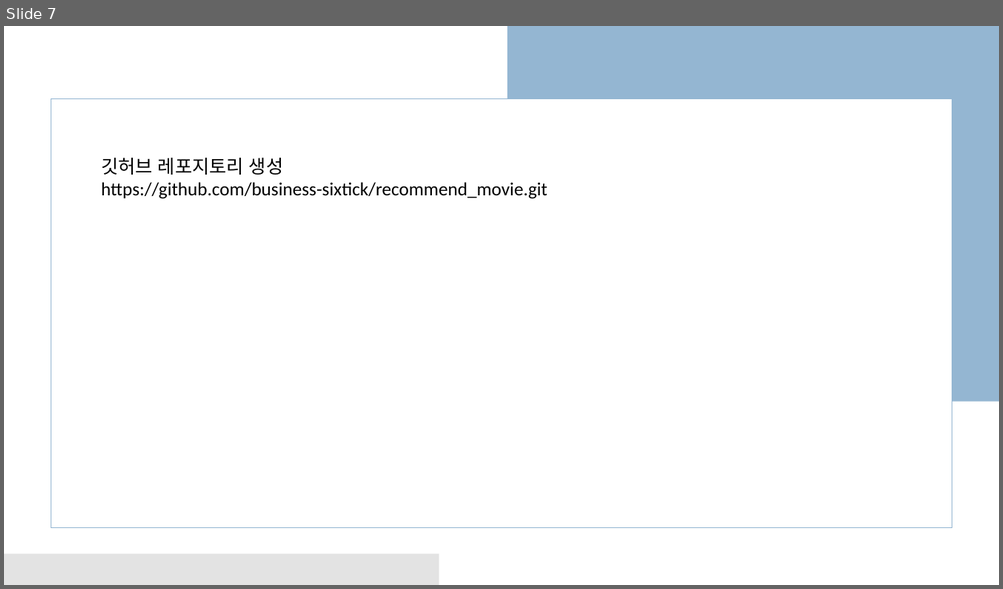
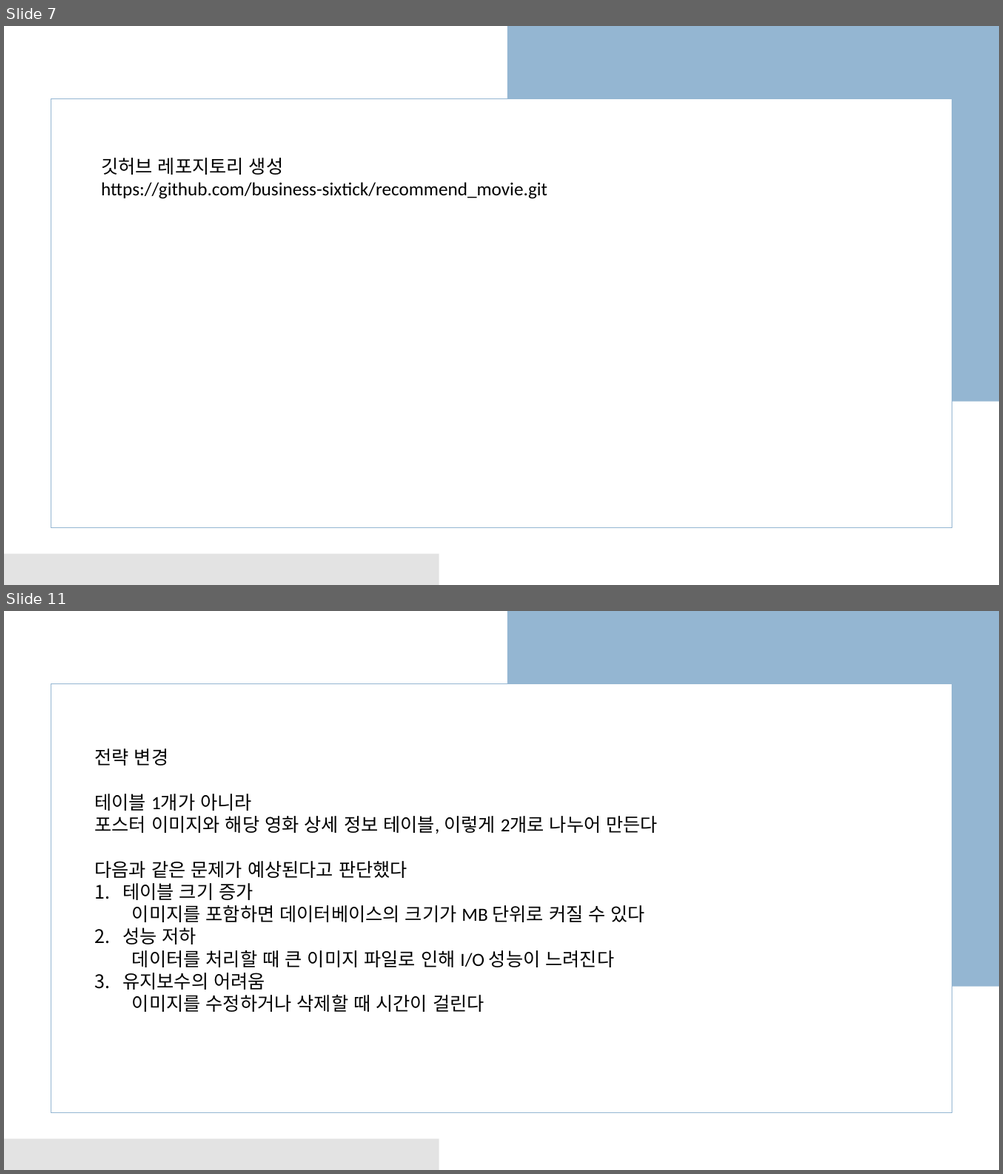
Before and after one commit to business-sixtick/recommend_movie, a slide deck: doc/세종교육_AI프로젝트.pptx. Shown one above the other, each under a label of ours: slide 7 before the commit, slides 7 and 11 after it; the slides between them are not shown. The pictures are 1003x589 and 1003x1174 pixels, drawn with LibreOffice and Linux fonts; fonts in the diff are those of the drawing. Boxes give left, top, right and bottom in pixels: in the first picture for what was removed or moved away, otherwise in the second. Text is boxed around its words. In the diff, an @@ line names an element or a change of style, - is before the commit and + after.

```diff
--- a/doc/세종교육_AI프로젝트.pptx
+++ b/doc/세종교육_AI프로젝트.pptx
@@ slide 11 added at box(4, 611, 999, 1170), background #FFFFFF; not listed: 3 template elements that a slide beside it also shows @@
@@ text added at box(95, 749, 658, 1012), 18 pt, text #000000 @@
+전략 변경
+테이블 1개가 아니라
+포스터 이미지와 해당 영화 상세 정보 테이블, 이렇게 2개로 나누어 만든다
+다음과 같은 문제가 예상된다고 판단했다
+1. 테이블 크기 증가
+  이미지를 포함하면 데이터베이스의 크기가 MB 단위로 커질 수 있다
+2. 성능 저하
+  데이터를 처리할 때 큰 이미지 파일로 인해 I/O 성능이 느려진다
+3. 유지보수의 어려움
+  이미지를 수정하거나 삭제할 때 시간이 걸린다
```
Also in this commit, not shown: 3 slides changed, 11 other slides added, 22 other files.
